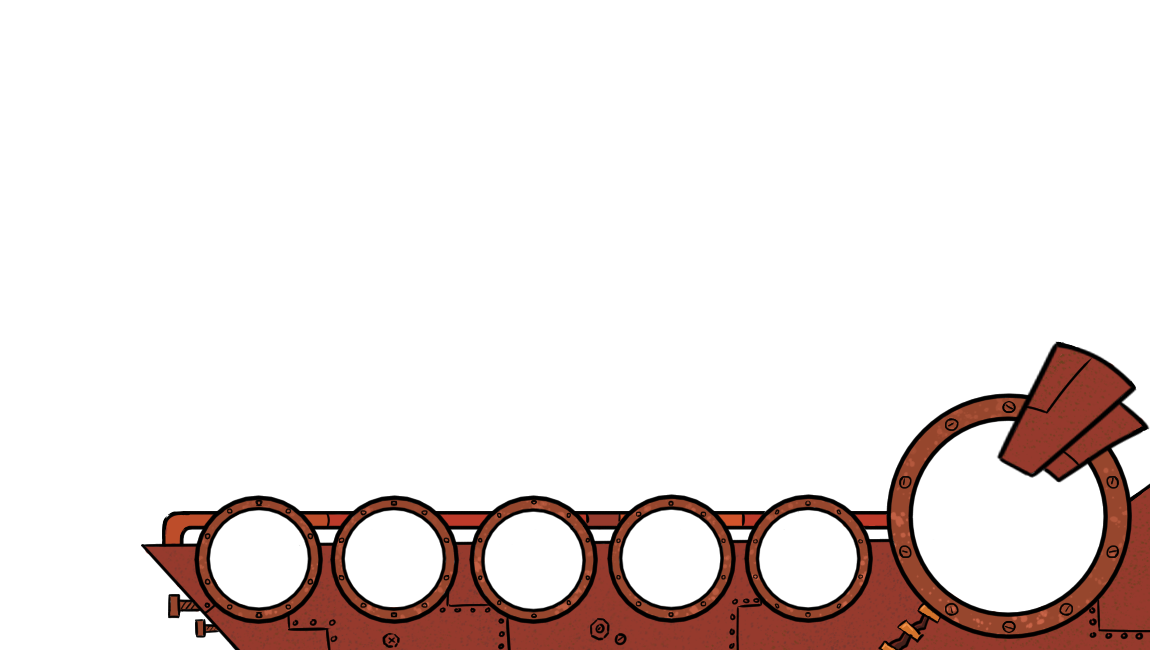
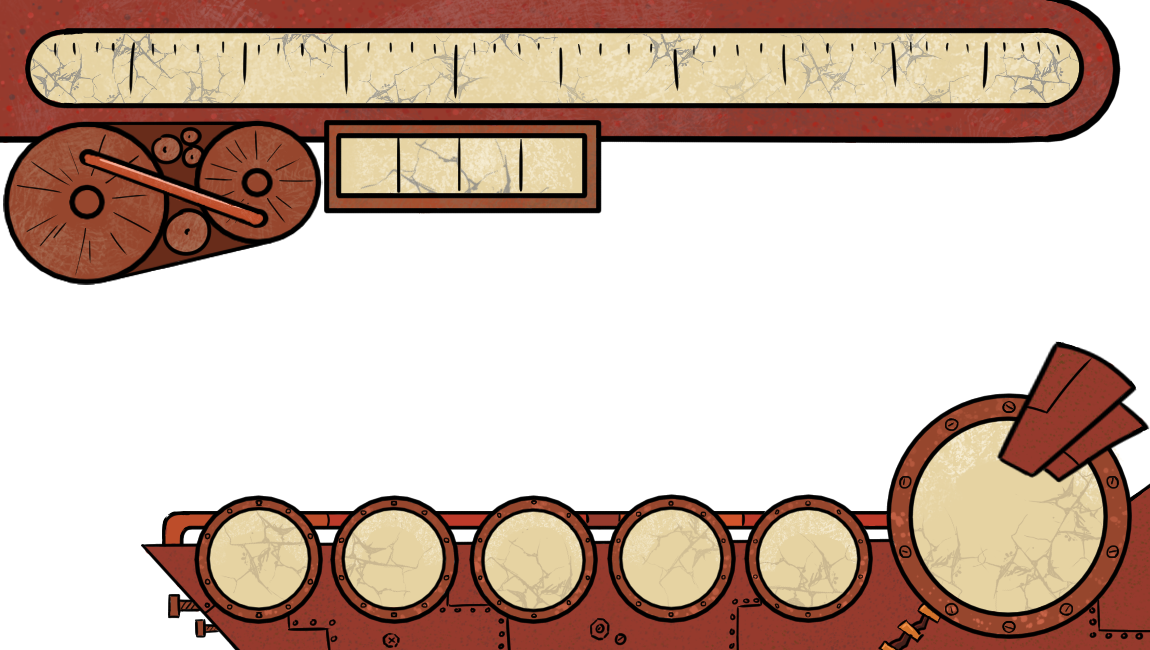
Revision of a layered (1150, 650) image; what changed, layer by layer:
showed group "Back" (3 layers) over <box>64,256,1124,619</box>
added layer "Layer 23" in group "Back" over <box>209,420,1124,619</box>
added group "Health Bar" with 7 layers above "Layer 1" over <box>0,0,1121,285</box>
added group "Front" (2nd of 2, in "Health Bar") with 3 layers in group "Health Bar" over <box>0,0,1121,285</box>
added layer "Layer 12 Merged" in group "Front" over <box>0,0,1121,285</box>
added layer "Layer 16" in group "Front" over <box>0,0,1121,285</box>
added layer "Layer 15" in group "Front" over <box>0,0,1121,285</box>
added group "Layer 18" with 2 layers in group "Health Bar" over <box>0,0,1121,256</box>
added layer "Layer 22" in group "Layer 18" over <box>0,0,1121,256</box>
added layer "Layer 21" in group "Layer 18" over <box>0,0,1121,256</box>
